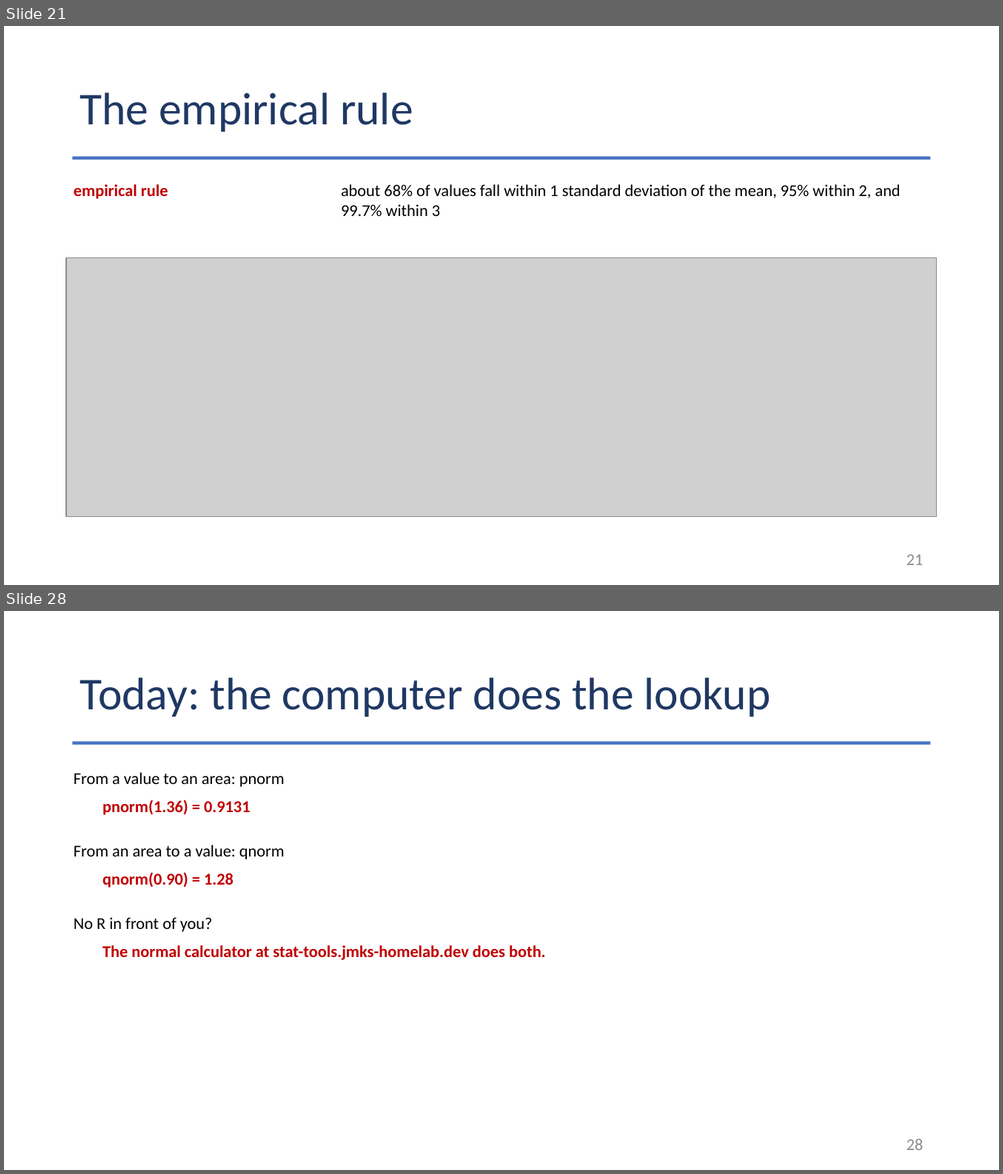
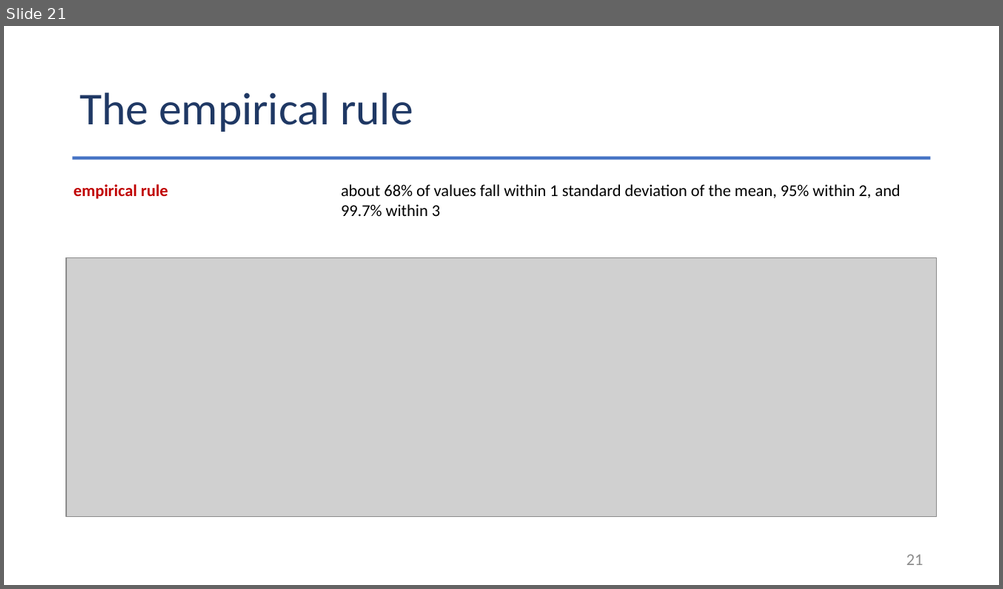
Before and after one commit to Jarred6068/Kvamme_UI_STAT251, a slide deck: docs/lecture_slides/Week 6/Week6_Lecture12_Slides_9_28_2026.pptx. Shown one above the other, each under a label of ours: slides 21 and 28 before the commit, slide 21 after it; the slides between them are not shown. The pictures are 1003x1174 and 1003x589 pixels, drawn with LibreOffice and Linux fonts; fonts in the diff are those of the drawing; grey boxes stand for pictures. Boxes give left, top, right and bottom in pixels: in the first picture for what was removed or moved away, otherwise in the second. Text is boxed around its words. In the diff, an @@ line names an element or a change of style, - is before the commit and + after.

```diff
--- a/docs/lecture_slides/Week 6/Week6_Lecture12_Slides_9_28_2026.pptx
+++ b/docs/lecture_slides/Week 6/Week6_Lecture12_Slides_9_28_2026.pptx
@@ slide 28 removed at (4,611,999,1170), background #FFFFFF @@
@@ title removed at (79,678,771,717) @@
-Today: the computer does the lookup
@@ rectangle removed at (73,741,930,744) @@
@@ text removed at (74,772,284,787) @@
-From a value to an area: pnorm
@@ text removed at (102,800,250,815) @@
-pnorm(1.36) = 0.9131
@@ text removed at (74,845,284,860) @@
-From an area to a value: qnorm
@@ text removed at (102,872,233,888) @@
-qnorm(0.90) = 1.28
@@ text removed at (74,917,213,932) @@
-No R in front of you?
@@ text removed at (102,945,546,960) @@
-The normal calculator at stat-tools.jmks-homelab.dev does both.
@@ page number removed at (906,1139,923,1150) @@
-28
```
Also in this commit, not shown: 16 other slides removed, 37 other files.
